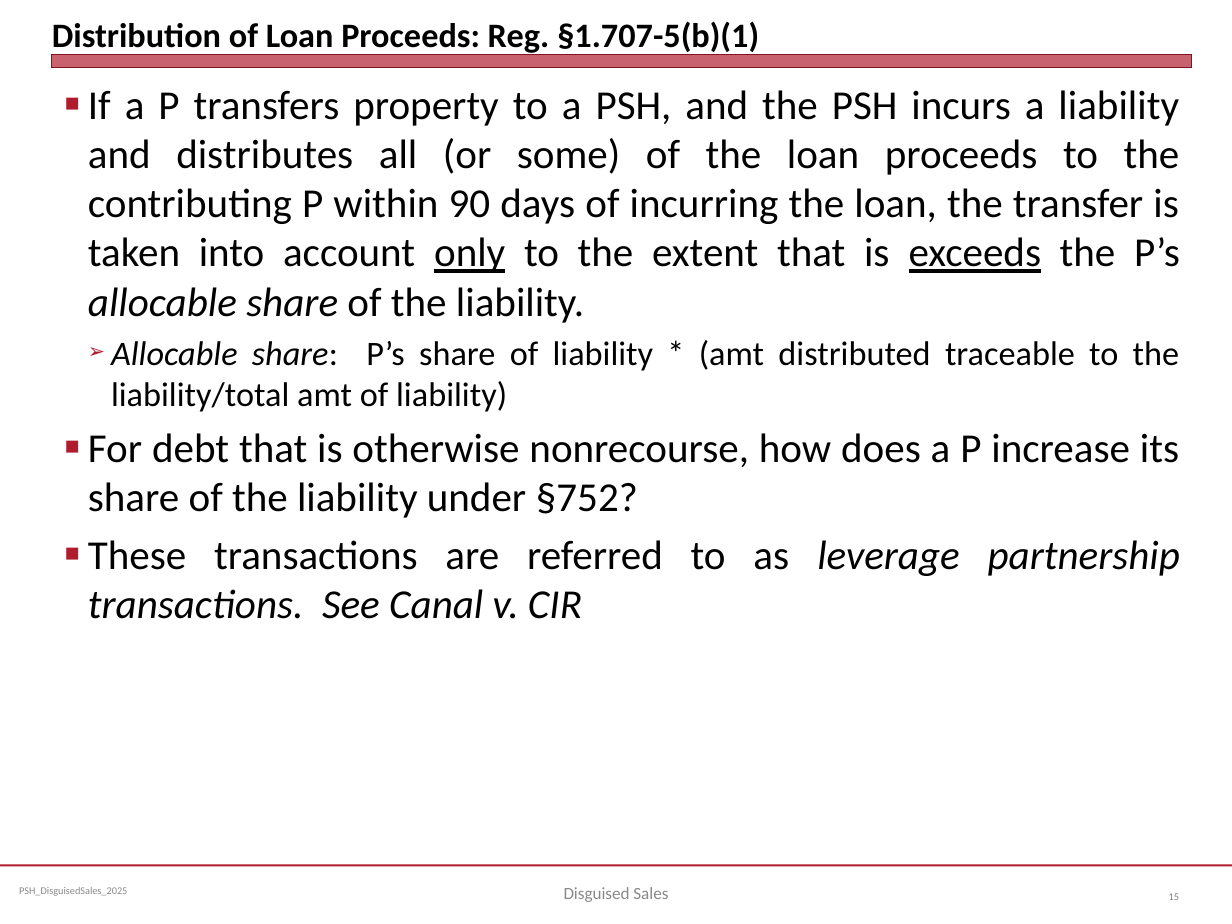
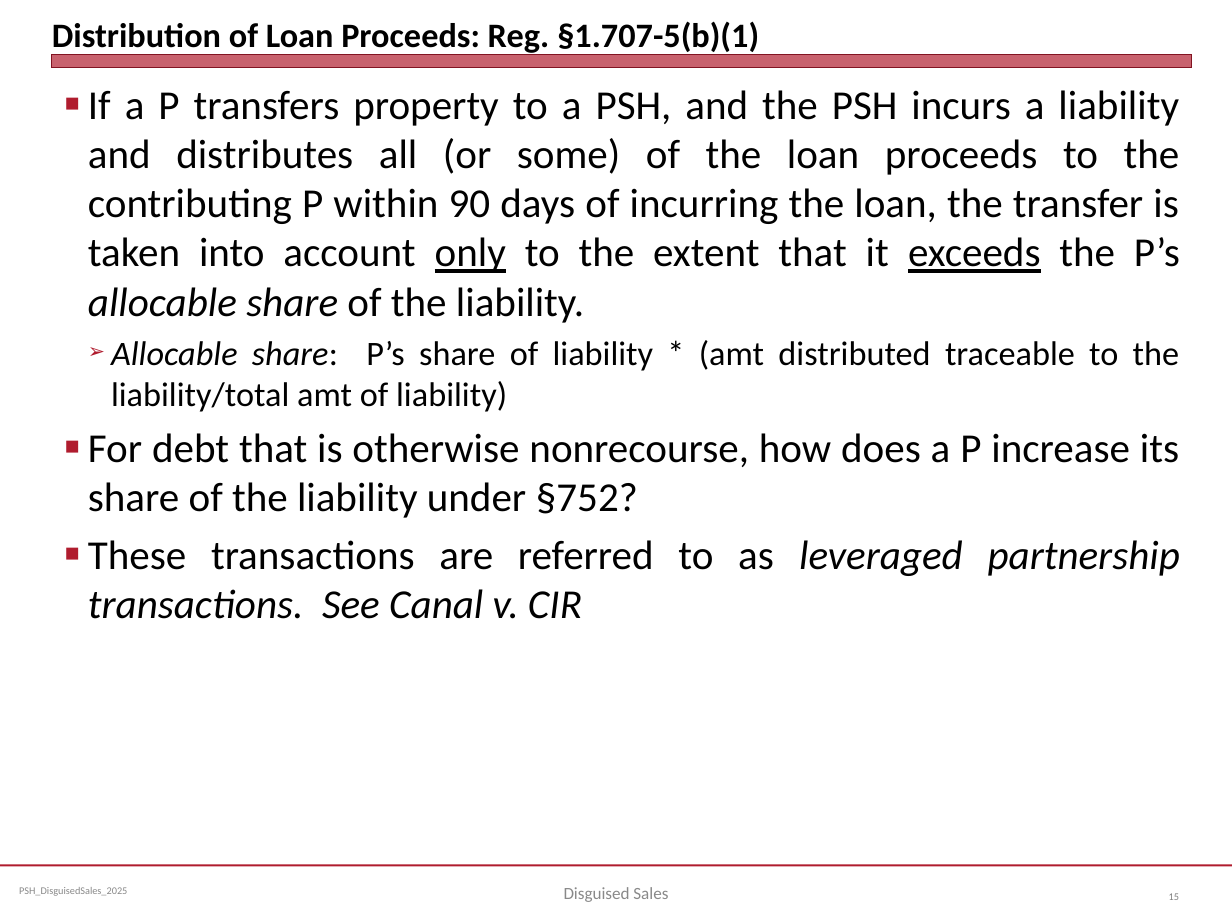
Before and after one commit to jmc877/Partnership-Tax, a slide deck: slide 15 of slides/PSH_DisguisedSales_2025.pptx. Drawn at 1232x924 pixels with LibreOffice and Linux fonts; fonts in the diff are those of the drawing. Boxes give left, top, right and bottom in pixels: in the first picture for what was removed or moved away, otherwise in the second. Text is boxed around its words. In the diff, an @@ line names an element or a change of style, - is before the commit and + after.

```diff
--- a/slides/PSH_DisguisedSales_2025.pptx
+++ b/slides/PSH_DisguisedSales_2025.pptx
@@ text at (88,90,1180,323): text changed @@
-■ If a P transfers property to a PSH, and the PSH incurs a liability and distributes all (or some) of the loan proceeds to the contributing P within 90 days of incurring the loan, the transfer is taken into account only to the extent that is exceeds the P’s allocable share of the liability.
+■ If a P transfers property to a PSH, and the PSH incurs a liability and distributes all (or some) of the loan proceeds to the contributing P within 90 days of incurring the loan, the transfer is taken into account only to the extent that it exceeds the P’s allocable share of the liability.
@@ text at (88,540,1180,619): text changed @@
-■ These transactions are referred to as leverage partnership transactions. See Canal v. CIR
+■ These transactions are referred to as leveraged partnership transactions. See Canal v. CIR
```
Also in this commit, not shown: 1 other file.
